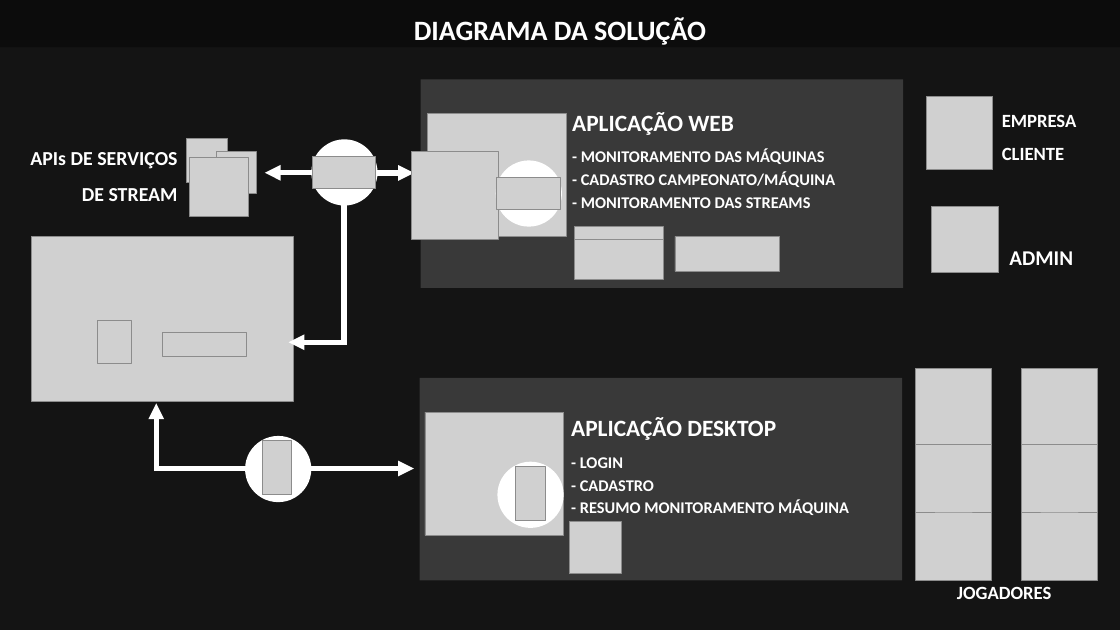
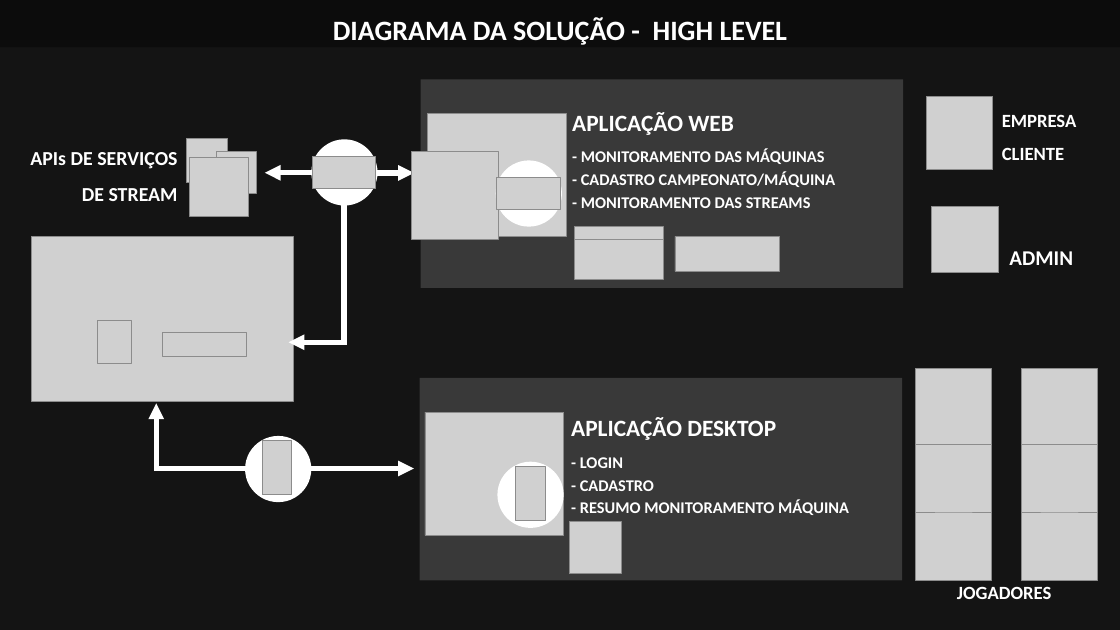
Before and after one commit to YudiG12/CarbonTowerEtc, a slide deck: slide 2 of Powerpoint/CARBONTOWER-v2.0.pptx. Drawn at 1120x630 pixels with LibreOffice and Linux fonts; fonts in the diff are those of the drawing; grey boxes stand for pictures. Boxes give left, top, right and bottom in pixels: in the first picture for what was removed or moved away, otherwise in the second. Text is boxed around its words. In the diff, an @@ line names an element or a change of style, - is before the commit and + after.

Commit message:
diagrama sprint 2

```diff
--- a/Powerpoint/CARBONTOWER-v2.0.pptx
+++ b/Powerpoint/CARBONTOWER-v2.0.pptx
@@ text at (x1=333, y1=17, x2=787, y2=45): text changed @@
-DIAGRAMA DA SOLUÇÃO
+DIAGRAMA DA SOLUÇÃO - HIGH LEVEL
```
Also in this commit, not shown: 3 slides added, 1 slide removed.
